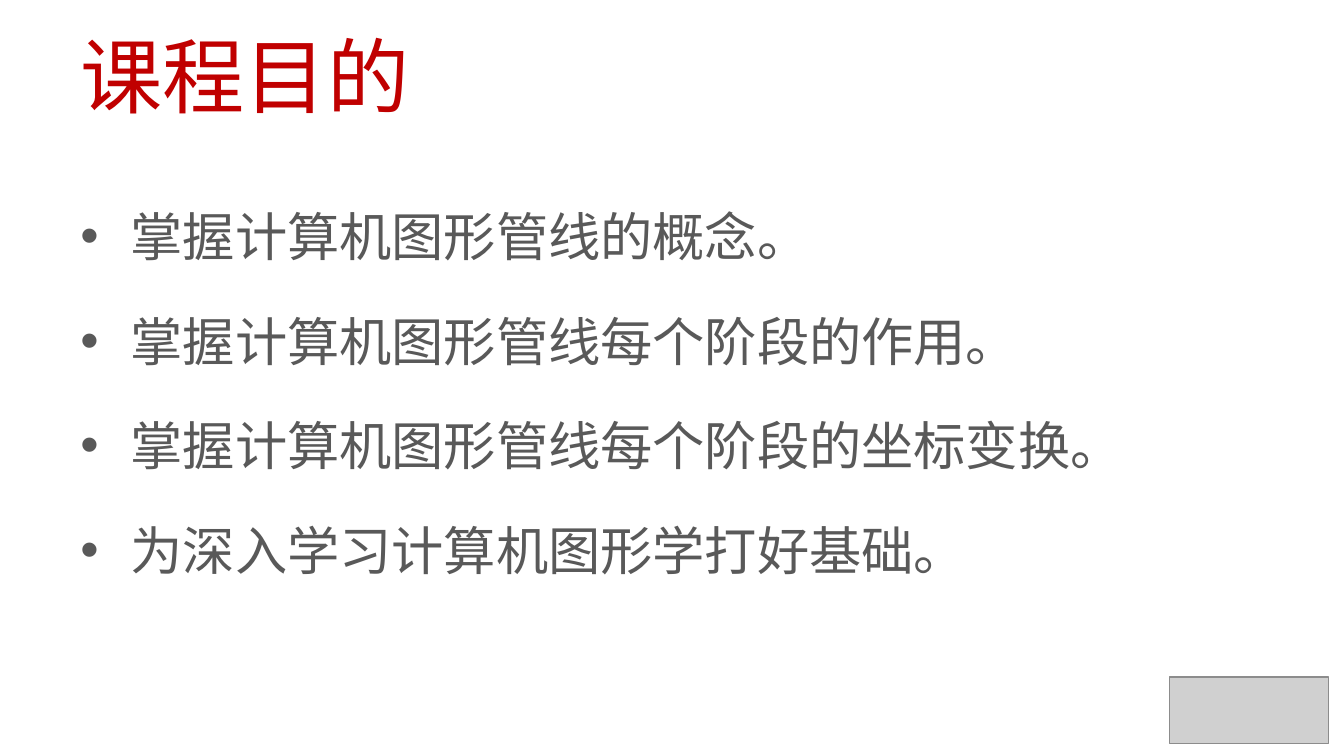
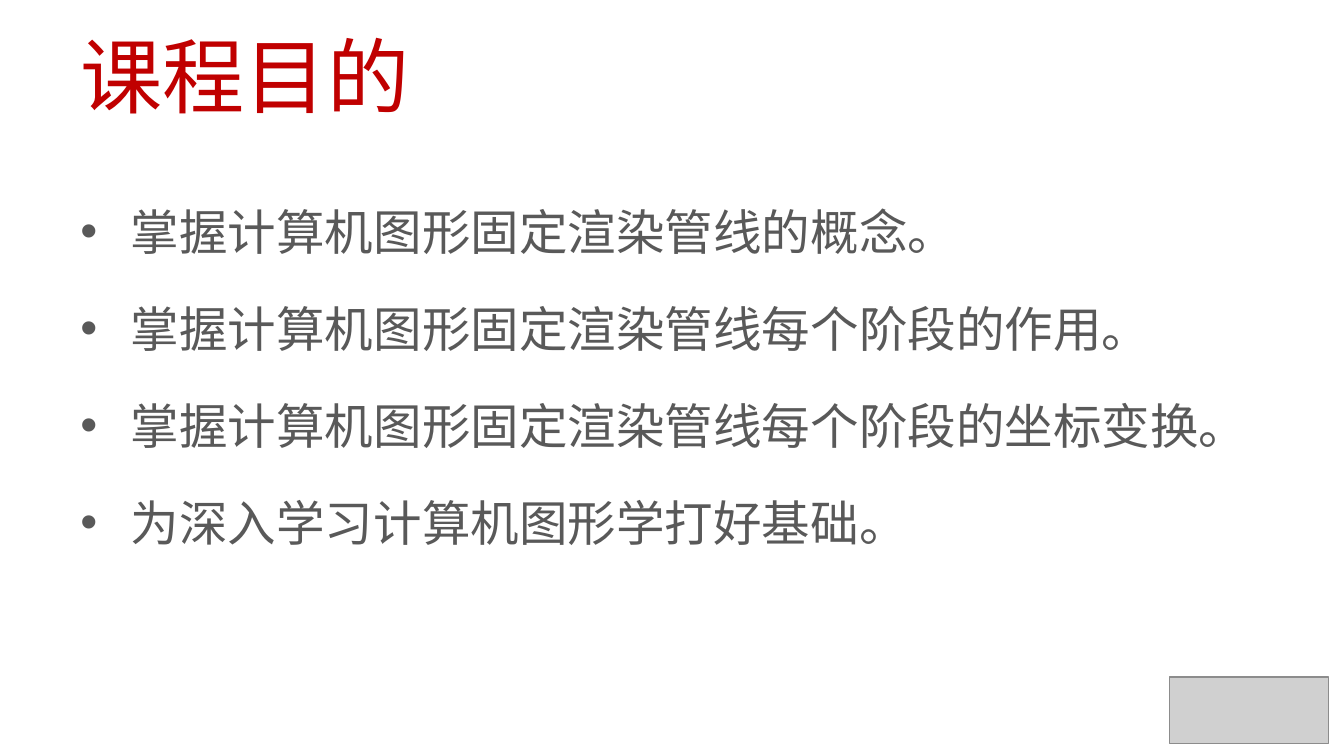
Before and after one commit to EDUCourseSeries/GraphicsPipeline, a slide deck: slide 2 of PPT/Graphics Pipeline01-课程介绍.pptx. Drawn at 1344x756 pixels with LibreOffice and Linux fonts; fonts in the diff are those of the drawing; grey boxes stand for pictures. Boxes give left, top, right and bottom in pixels: in the first picture for what was removed or moved away, otherwise in the second. Text is boxed around its words. In the diff, an @@ line names an element or a change of style, - is before the commit and + after.

```diff
--- a/PPT/Graphics Pipeline01-课程介绍.pptx
+++ b/PPT/Graphics Pipeline01-课程介绍.pptx
@@ text at box(131, 208, 1248, 448): text changed; size 28 to 26 pt @@
-• 掌握计算机图形管线的概念。
-• 掌握计算机图形管线每个阶段的作用。
-• 掌握计算机图形管线每个阶段的坐标变换。
+• 掌握计算机图形固定渲染管线的概念。
+• 掌握计算机图形固定渲染管线每个阶段的作用。
+• 掌握计算机图形固定渲染管线每个阶段的坐标变换。
@@ text at box(131, 500, 908, 545): size 28 to 26 pt in "为深入学习计算机图形学打好基础。" @@
```
Also in this commit, not shown: 4 other slides changed, 3 slides added, 15 other files.
